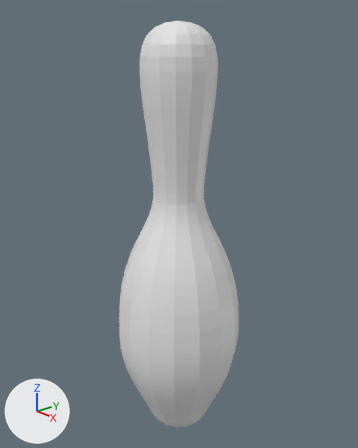
The Blender file 003_Bowling/bowlingPins.blend: old version first, new version second.
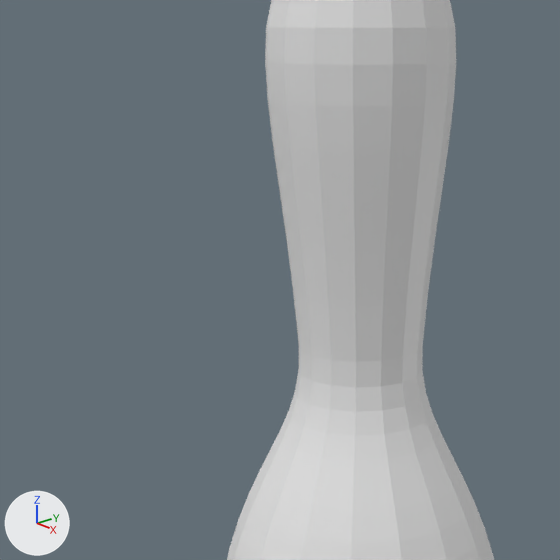
There are two pictures of each version: one whole from a 50 mm lens placed at (3.21, -2.78, 3.58), pointed at (-0.04, 0.04, 2.09), one close up on the part from 8% to 73% of the width and 10% to 62% of the height. Arrows for +X, +Y and +Z are at lower left; the lights stay in place.

In view in the first close-up: 'Pin'.
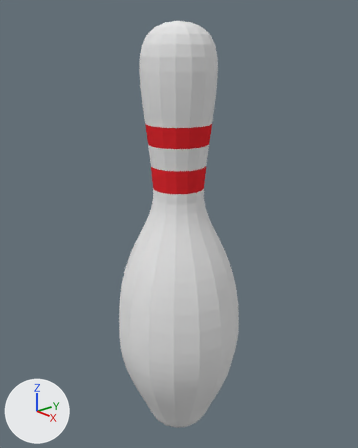
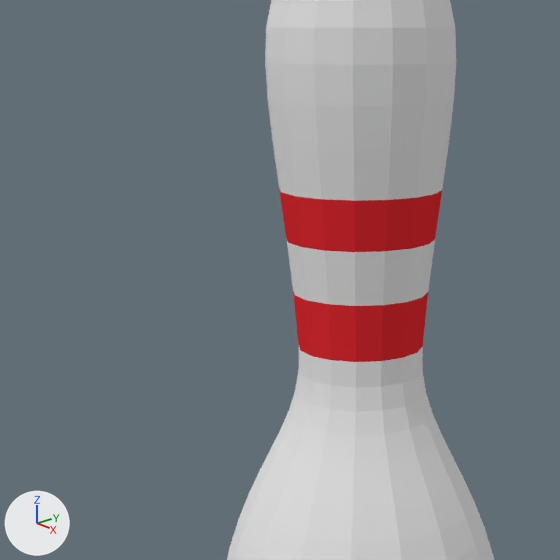
Boxes (x1, y1, x2, y2) around the edits, measured in the close-ups (560 x 560 px):
part 1 of me_mesh, recoloured (white to red)
    both: (279, 189, 442, 362)

Patch to the scene script:
```diff
--- a/003_Bowling/bowlingPins.blend.py
+++ b/003_Bowling/bowlingPins.blend.py
@@ mat_pinstripemat @@
+mat_pinstripemat = diffuse_material('PinStripeMat')
+mat_pinstripemat.base_color = (0.8, 0.0267, 0.0339)  # red #e72d34
@@ mat_pinmat @@
+mat_pinmat = diffuse_material('PinMat')
+mat_pinmat.base_color = (0.8, 0.8, 0.8)  # white #e7e7e7
@@ me_mesh @@
 me_mesh.from_pydata(...)  # 754 vertices, 768 faces; spans x -0.58..0.58, y 0.01..3.82, z -0.58..0.58
 # used by ob_pin; location = (0.0, 0.0, 0.0); rotation_euler = (1.571, 0.0, 0.0), in degrees (90, 0, 0)
+# me_mesh part 1: 32 of the faces centred in x -0.26..0.26, y 2.55..2.93, z -0.26..0.26 switch from no material to mat_pinstripemat (red #e72d34)
+me_mesh.materials.append(mat_pinmat)  # white #e7e7e7
```
